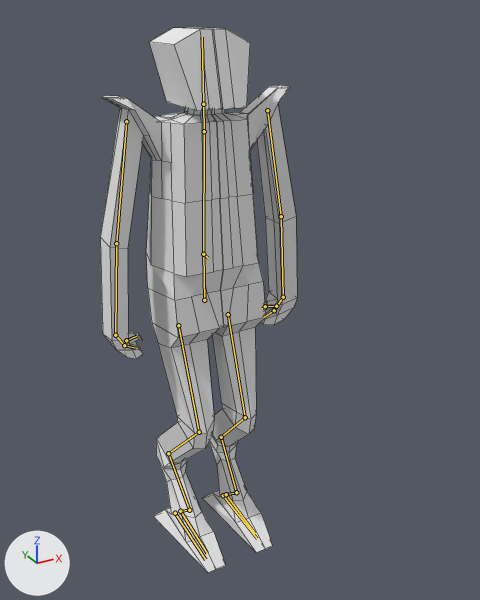
The Blender file FPS Multiplayer Game/Assets/bot.blend: old version first, new version second.
Camera for both pictures: a camera (50 mm lens) standing at (-4.13, -8.53, 8.55) and looking at (0.46, -0.18, 4.38). Every picture has the same lights, and +X, +Y and +Z are marked at lower left. The bones that bend it are drawn over the model as lines. Mesh edges are drawn as thin lines.
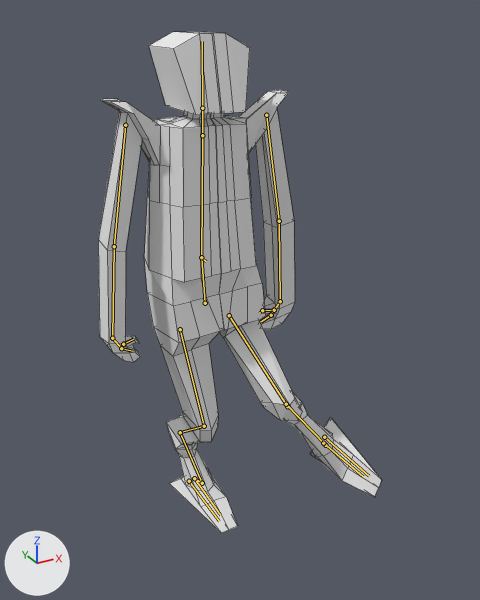
The newer file adds an action. The first version stands in its rest pose; the second is drawn at frame 10 of the action 'WalkRight'.

What differs and where, as boxes [x1, y1, x2, y2] in the pictures (480 x 600 px):
'Cube', posed (43% wider, 8% shorter)
    before: [100, 27, 297, 572]
    after: [98, 32, 381, 533]
bone 'LowerTorso', root to tip
    before: (204, 300) to (203, 254)
    after: (205, 303) to (201, 257)
bone 'UpperTorso', root to tip
    before: (203, 254) to (204, 131)
    after: (201, 257) to (202, 135)
bone 'LeftFootControl', root to tip
    before: (223, 495) to (257, 538)
    after: (324, 437) to (369, 476)
bone 'RightFootControl', root to tip
    before: (175, 513) to (205, 559)
    after: (189, 481) to (219, 521)

What the commit changed:
Bone 'LowerTorso' (bone_lowertorso) moves from (0.0, 0.0, 0.0) to (0.0, -0.05, 0.0).
Bone 'LowerTorso' (bone_lowertorso) turns from (0, 0, 0) to (0, 0, 3) degrees about its own x, y and z.
Bone 'UpperTorso' (bone_uppertorso) turns from (0, 0, 0) to (0, 0, 4) degrees about its own x, y and z.
Bone 'LeftFootControl' (bone_leftfootcontrol) moves from (0.0, 0.0, 0.0) to (-1.74, 0.78, 1.24).
Bone 'LeftFootControl' (bone_leftfootcontrol) turns from (0, 0, 0) to (0, 72, 0) degrees about its own x, y and z.
Bone 'RightFootControl' (bone_rightfootcontrol) moves from (0.0, 0.0, 0.0) to (-0.62, -0.7, 0.0).
